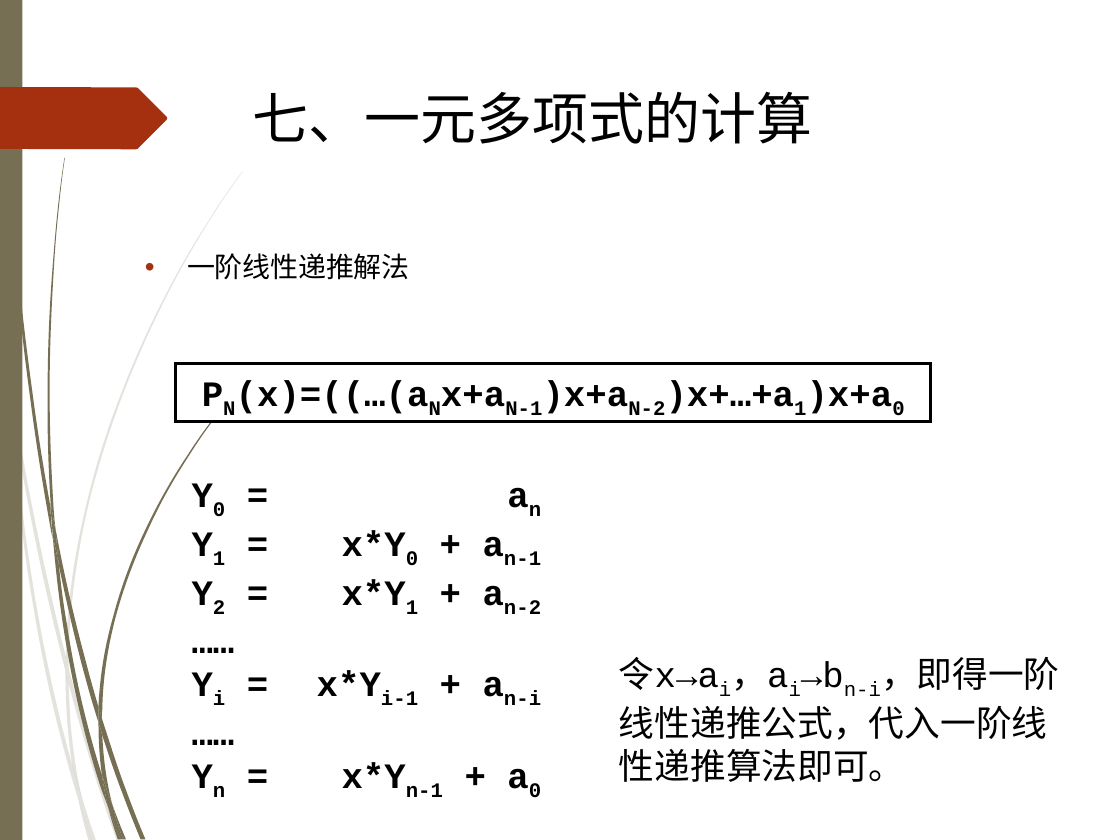
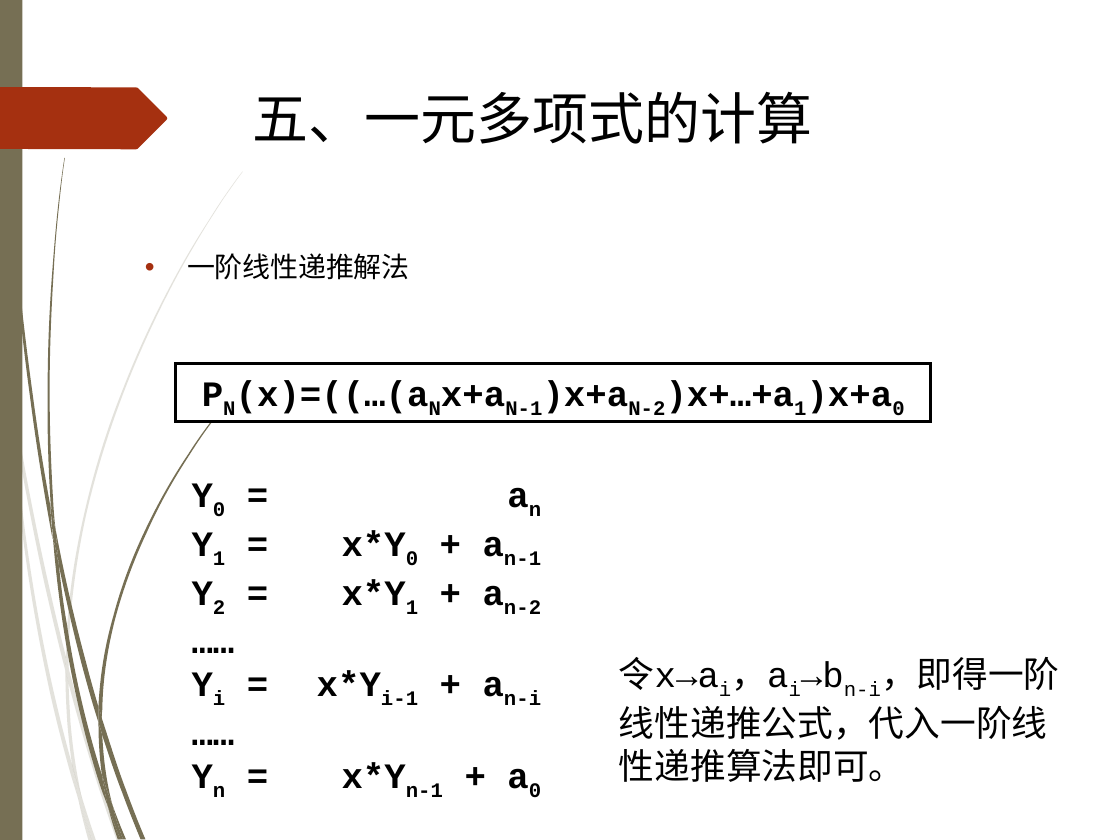
Before and after one commit to TeacherPeng/Parallel, a slide deck: slide 23 of 教案/并行算法.pptx (slide 29 before the commit). Drawn at 1120x840 pixels with LibreOffice and Linux fonts; fonts in the diff are those of the drawing; background and template pictures are left out. Boxes give left, top, right and bottom in pixels: in the first picture for what was removed or moved away, otherwise in the second. Text is boxed around its words. In the diff, an @@ line names an element or a change of style, - is before the commit and + after.

```diff
--- a/教案/并行算法.pptx
+++ b/教案/并行算法.pptx
@@ title at (x1=253, y1=91, x2=812, y2=144): text changed @@
-七、一元多项式的计算
+五、一元多项式的计算
```
Also in this commit, not shown: 57 other slides changed.
